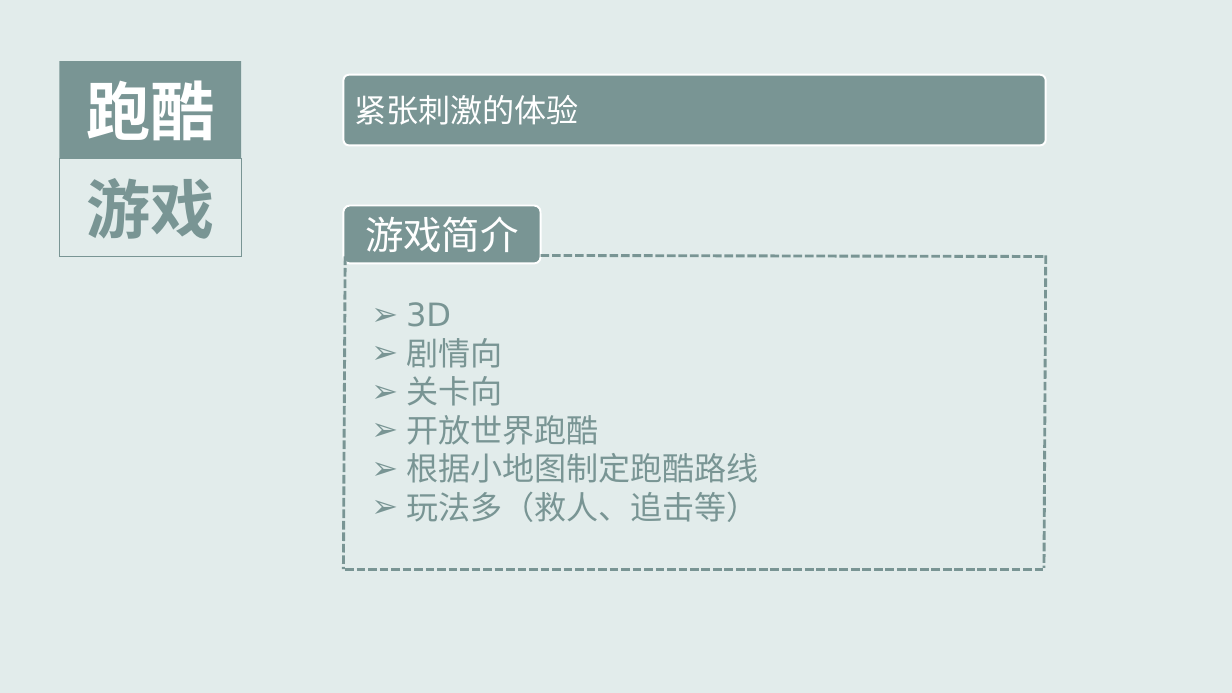
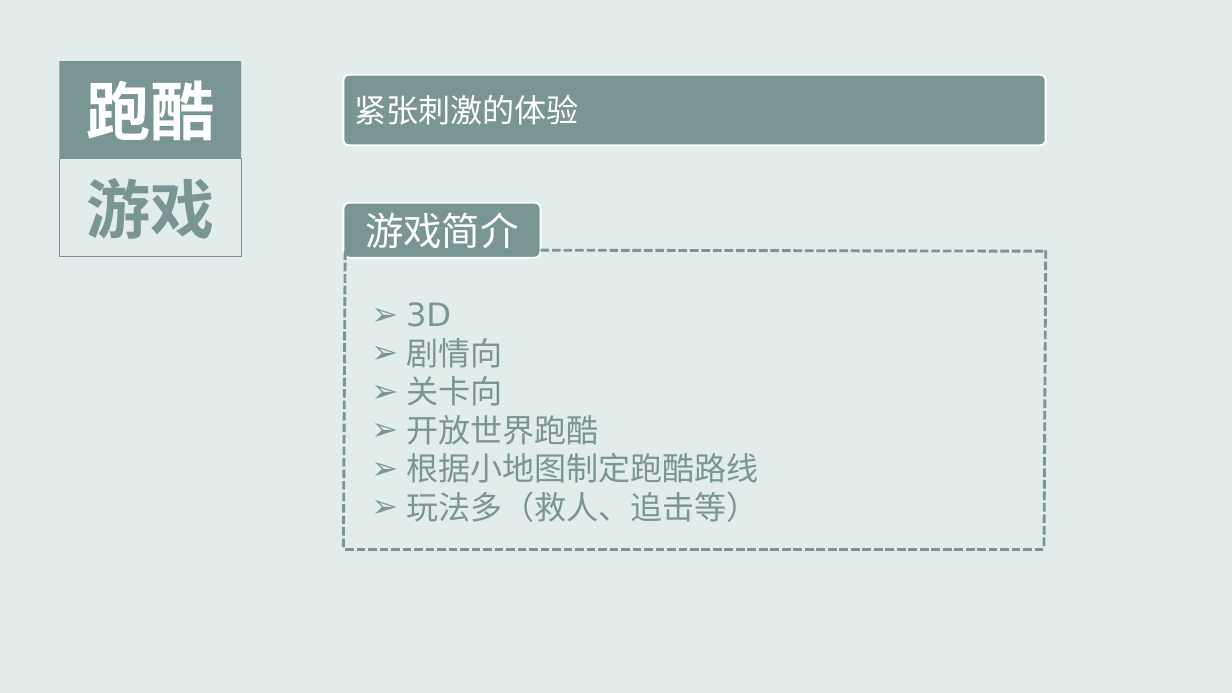
Before and after one commit to ThreePeopleGame/Death, a slide deck: slide 3 of Share/游戏想法_李硕.pptx. Drawn at 1232x693 pixels with LibreOffice and Linux fonts; fonts in the diff are those of the drawing. Boxes give left, top, right and bottom in pixels: in the first picture for what was removed or moved away, otherwise in the second. Text is boxed around its words. In the diff, an @@ line names an element or a change of style, - is before the commit and + after.

```diff
--- a/Share/游戏想法_李硕.pptx
+++ b/Share/游戏想法_李硕.pptx
@@ rounded rectangle "游戏简介" moved from (x1=344, y1=205, x2=541, y2=263) to (x1=344, y1=202, x2=541, y2=258) @@
@@ line moved from (346, 257) - (344, 569) to (346, 251) - (344, 549) @@
@@ line moved from (541, 255) - (1044, 257) to (541, 250) - (1044, 251) @@
@@ line moved from (1046, 255) - (1044, 568) to (1046, 250) - (1044, 548) @@
@@ line moved from (346, 569) - (1044, 569) to (346, 549) - (1044, 549) @@
```
Also in this commit, not shown: 3 other files.
